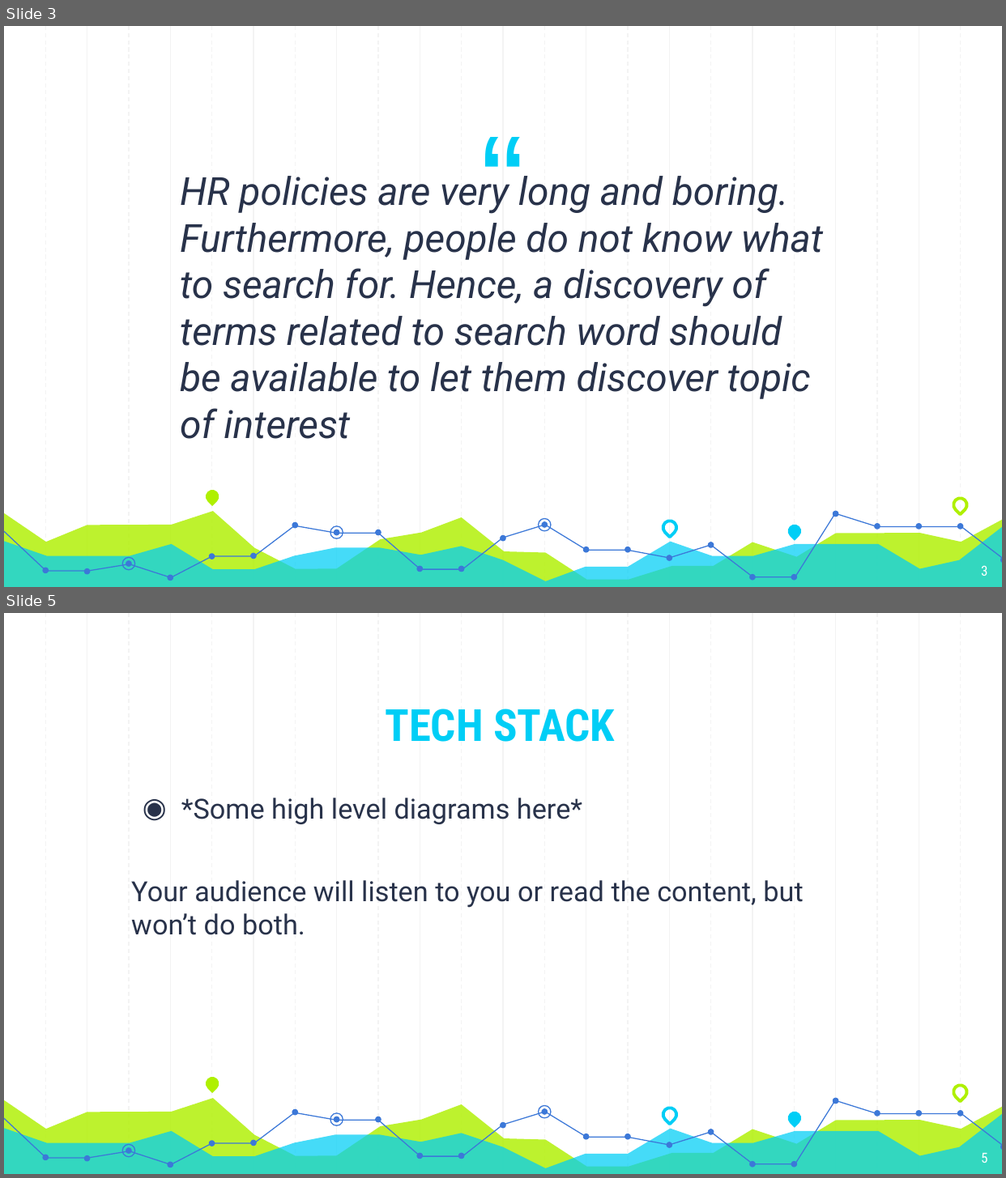
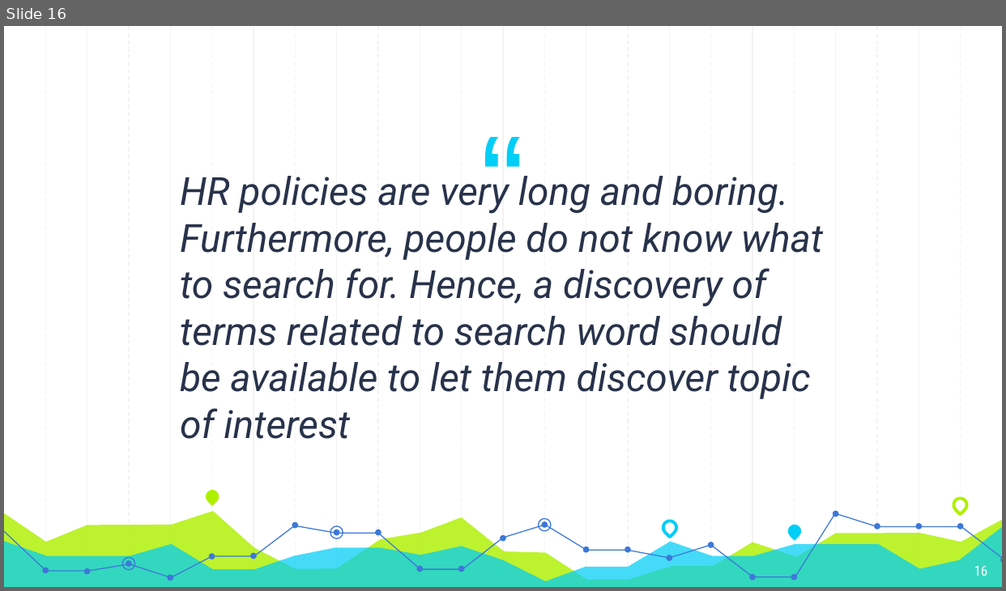
Before and after one commit to Andyayk/app, a slide deck: Graph Based Search.pptx. Shown one above the other, each under a label of ours: slides 3 and 5 before the commit, slide 16 after it; the slides between them are not shown. The pictures are 1006x1178 and 1006x591 pixels, drawn with LibreOffice and Linux fonts; fonts in the diff are those of the drawing. Boxes give left, top, right and bottom in pixels: in the first picture for what was removed or moved away, otherwise in the second. Text is boxed around its words. In the diff, an @@ line names an element or a change of style, - is before the commit and + after.

```diff
--- a/Graph Based Search.pptx
+++ b/Graph Based Search.pptx
@@ slide 5 removed at [4, 613, 1002, 1174], background #FFFFFF; not listed: 59 template elements that a slide beside it also shows @@
@@ title removed at [385, 709, 615, 742] @@
-TECH STACK
@@ text removed at [131, 798, 803, 935] @@
-◉ *Some high level diagrams here*
-Your audience will listen to you or read the content, but won’t do both.
@@ page number removed at [981, 1153, 987, 1163] @@
-5
@@ what was slide 3 is now slide 16 @@
@@ page number at [974, 566, 988, 576]: text changed @@
-3
+16
```
Also in this commit, not shown: 2 slides changed, 2 slides added, 1 other slide removed.
